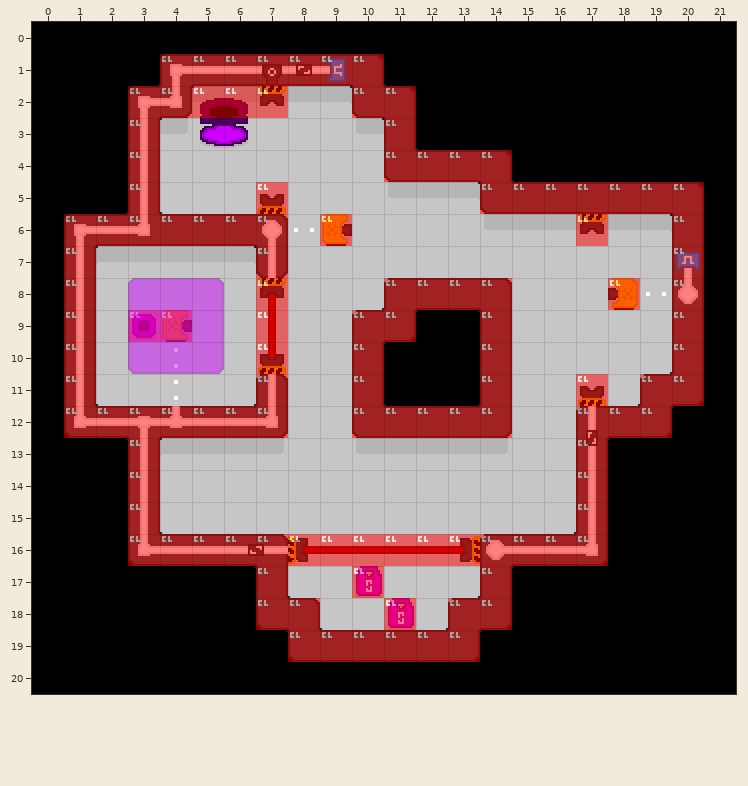
Tiled map: Tiled/maps_alpha/level7.tmx. Above: the version before the commit.
Cells are 16x16 px. Shown: x 0..21, y 0..20.
After the commit:
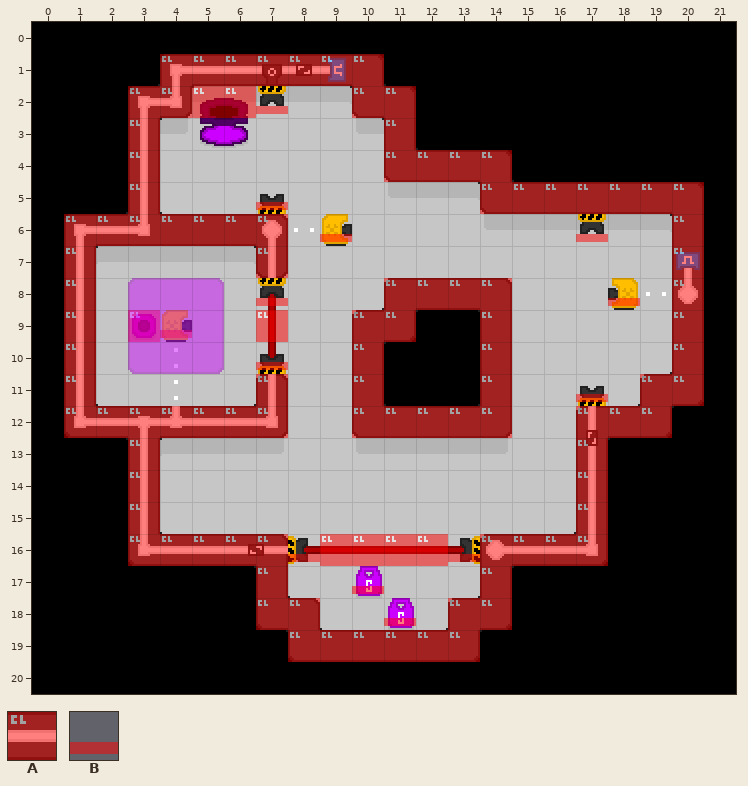
Key: from "porthole-tileset": A 12, B 13.
_ is an empty cell.
See-through tiles are keyed as they look on the map.
The edit:
{"where": "layer \"collision\""}
{"y":2,"x":7,"old":"A","new":"B"}
{"y":5,"x":7,"old":"A","new":"B"}
{"y":6,"x":9,"old":"A","new":"B"}
{"y":6,"x":17,"old":"A","new":"B"}
{"y":8,"x":7,"old":"A","new":"B"}
{"y":8,"x":18,"old":"A","new":"B"}
{"y":9,"x":4,"old":"A","new":"B"}
{"y":10,"x":7,"old":"A","new":"B"}
{"y":11,"x":17,"old":"A","new":"B"}
{"y":16,"x":8,"old":"A","new":"B"}
{"y":16,"x":13,"old":"A","new":"B"}
{"y":17,"x":10,"old":"A","new":"B"}
{"y":18,"x":11,"old":"A","new":"B"}
